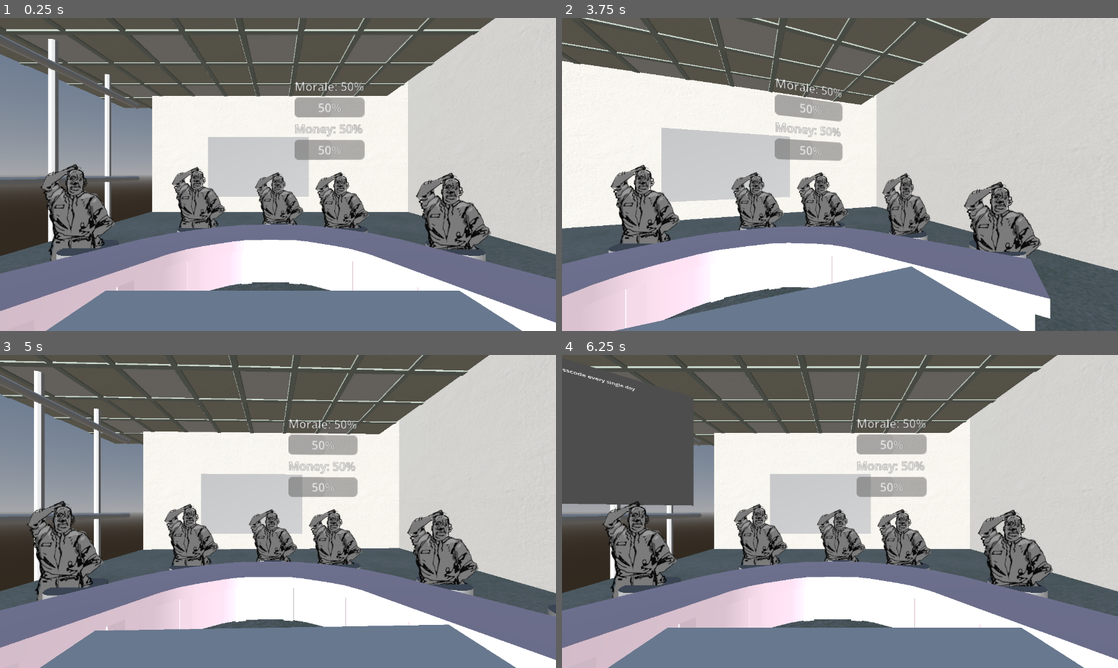
Above: before the commit, frames 1-4 (two rows, left to right).
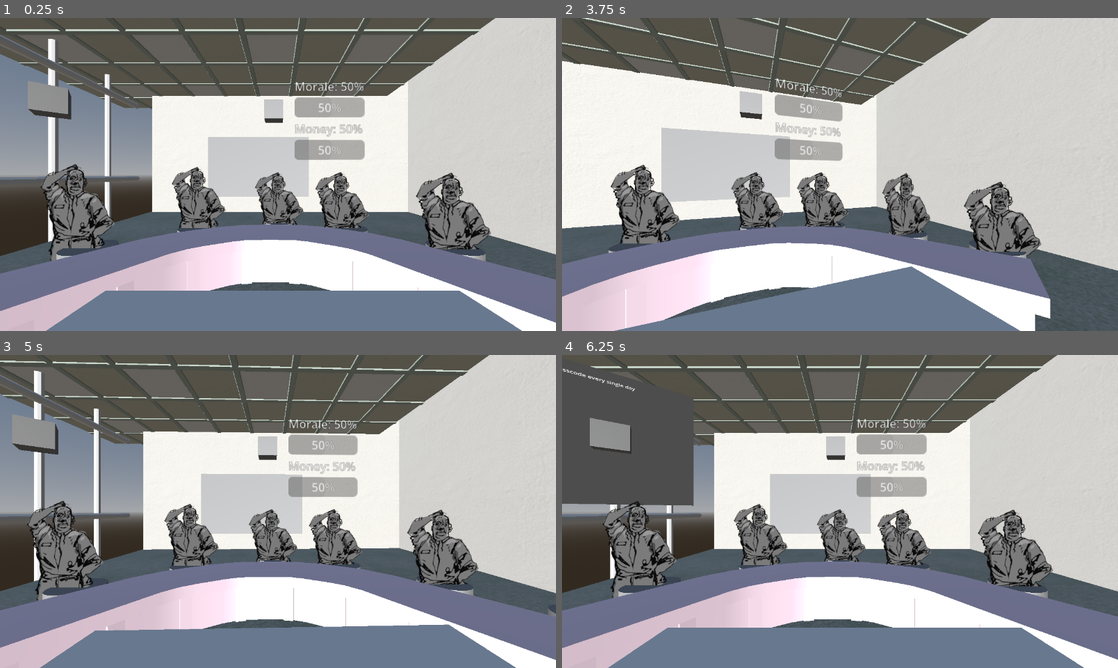
Above: after the commit, the same moments.

Repository: DebugCookie/FIB_GameJam
Game: Godot game, scene res://maxTestScene.tscn
The game is run twice, just before and just after one commit, with the same random seed, the same clock (stepped at 60 frames per second) and the same inputs.
Inputs (mouse positions are in pixels of both pictures, inside the frame that each line leads up to):
- Up to frame 1 (0.25 s): no input
- Up to frame 2 (3.75 s): tap Enter (ui_accept) at 0.5, 0.77, 1.25, 1.52, 2, 2.75, 3.02, 3.5 s; move the mouse to (962, 158) at 0.52 s; hold Right (ui_right) 0.53-1.28 s; click (962, 158) at 0.67 s; move the mouse to (728, 190) at 1.27 s; hold Down (ui_down) 1.28-2.03 s; click (728, 190) at 1.42 s; move the mouse to (895, 105) at 2.02 s; hold Right (ui_right) 2.03-2.78 s; click (895, 105) at 2.17 s; move the mouse to (812, 237) at 2.77 s; hold Up (ui_up) 2.78-3.53 s; click (812, 237) at 2.92 s; move the mouse to (1006, 221) at 3.52 s; hold Left (ui_left) from 3.53 s (still down); click (1006, 221) at 3.67 s
- Up to frame 3 (5 s): keep holding Left (ui_left); tap Enter (ui_accept) at 3.77, 4.52 s; move the mouse to (111, 464) at 4.27 s; click (111, 464) at 4.42 s
- Up to frame 4 (6.25 s): move the mouse to (867, 511) at 5.02 s; release Left (ui_left) at 5.03 s; hold Down (ui_down) 5.03-5.78 s; click (867, 511) at 5.17 s; tap Enter (ui_accept) at 5.75, 6.02 s; move the mouse to (756, 433) at 5.77 s; hold Right (ui_right) from 5.78 s (still down); click (756, 433) at 5.92 s

The runs differ from the first frame. In frame 1, 0.8% of the frame differs, in the area x 5-51%, y 20-34%; in frame 2, 0.3%; in frame 3, 0.8%; in frame 4, 1.0%.

Commit message:
Can click on speak bubbles

Diff:
--- a/Coco/clicker.gd
+++ b/Coco/clicker.gd
@@ -11,6 +11,7 @@
 
 
 func _on_area_3d_input_event(camera: Node, event: InputEvent, event_position: Vector3, normal: Vector3, shape_idx: int) -> void:
+	print("moo")
 	if event is InputEventMouseButton:
 		if event.button_index == MOUSE_BUTTON_LEFT and event.pressed == true:
 			print("click")
--- a/camera_3d.gd
+++ b/camera_3d.gd
@@ -22,7 +22,7 @@
 
 extends Camera3D
 
-@onready var camera_3d = $Camera3D
+#@onready var camera_3d = $Camera3D
 
 var camera
 var cameraLeft = false
--- a/character_3d.tscn
+++ b/character_3d.tscn
@@ -2,8 +2,37 @@
 
 [ext_resource type="Script" uid="uid://2jytpbpy30x2" path="res://scripts/character.gd" id="1_loobb"]
 [ext_resource type="PackedScene" uid="uid://bytxipnxorm4y" path="res://bubble.tscn" id="2_lnme8"]
+[ext_resource type="Script" uid="uid://bfeh4r48s4ycy" path="res://Coco/clicker.gd" id="3_lnme8"]
+
+[sub_resource type="BoxShape3D" id="BoxShape3D_lnme8"]
+size = Vector3(1.4263371, 0.24846101, 0.30297852)
+
+[sub_resource type="BoxMesh" id="BoxMesh_fqdyt"]
+
+[sub_resource type="BoxShape3D" id="BoxShape3D_ddgnj"]
+size = Vector3(7.502548, 7.193054, 1)
 
 [node name="Character3D" type="Node3D" unique_id=923122773]
 script = ExtResource("1_loobb")
 
 [node name="Bubble3D" parent="." unique_id=706933889 instance=ExtResource("2_lnme8")]
+
+[node name="CharacterBody3D" type="CharacterBody3D" parent="." unique_id=1934995198]
+script = ExtResource("3_lnme8")
+
+[node name="CollisionShape3D" type="CollisionShape3D" parent="CharacterBody3D" unique_id=1670003836]
+transform = Transform3D(1, 0, 0, 0, 1, 0, 0, 0, 1, -0.08730763, 0.009416699, -0.1060791)
+shape = SubResource("BoxShape3D_lnme8")
+
+[node name="MeshInstance3D" type="MeshInstance3D" parent="CharacterBody3D" unique_id=1463075947]
+mesh = SubResource("BoxMesh_fqdyt")
+
+[node name="Area3D" type="Area3D" parent="CharacterBody3D" unique_id=916521912]
+process_physics_priority = 20
+priority = 20
+
+[node name="CollisionShape3D" type="CollisionShape3D" parent="CharacterBody3D/Area3D" unique_id=1045727943]
+transform = Transform3D(1, 0, 0, 0, 1, 0, 0, 0, 1, 0.30294037, -0.16769409, 0)
+shape = SubResource("BoxShape3D_ddgnj")
+
+[connection signal="input_event" from="CharacterBody3D/Area3D" to="CharacterBody3D" method="_on_area_3d_input_event"]
--- a/maxTestScene.tscn
+++ b/maxTestScene.tscn
@@ -64,23 +64,20 @@
 
 [node name="SubViewport" type="SubViewport" parent="SubViewportContainer" unique_id=990091969]
 handle_input_locally = false
+physics_object_picking = true
 size = Vector2i(1280, 720)
 render_target_update_mode = 4
-
-[node name="Npc 4" type="StaticBody3D" parent="SubViewportContainer/SubViewport" unique_id=869253831]
-transform = Transform3D(1, 0, 0, 0, 1, 0, 0, 0, 1, 0.19171095, -0.009771645, -0.22766328)
-
-[node name="Sprite3D" type="Sprite3D" parent="SubViewportContainer/SubViewport/Npc 4" unique_id=1182727577]
-transform = Transform3D(0.015, 0, 0, 0, 0.015, 0, 0, 0, 0.015, 0, -0.011478186, 0)
-texture = ExtResource("4_6hq1p")
 
 [node name="Camera3D" type="Camera3D" parent="SubViewportContainer/SubViewport" unique_id=137851750]
 transform = Transform3D(1, 0, 0, 0, 1, 0, 0, 0, 1, -0.0022247136, 0.044210754, 0.00037831068)
 script = ExtResource("1_sm6nt")
 
-[node name="Camera3D2" type="Camera3D" parent="SubViewportContainer/SubViewport" unique_id=563986135]
-transform = Transform3D(1, 0, 0, 0, 1, 0, 0, 0, 1, 0.40298247, 0, 0)
-script = ExtResource("1_sm6nt")
+[node name="Npc 4" type="StaticBody3D" parent="SubViewportContainer/SubViewport" unique_id=869253831]
+transform = Transform3D(1, 0, 0, 0, 1, 0, 0, 0, 1, 0.19171095, -0.009771645, -0.22766328)
+
+[node name="Sprite3D" type="Sprite3D" parent="SubViewportContainer/SubViewport/Npc 4" unique_id=1182727577]
+transform = Transform3D(0.015, 0, 0, 0, 0.015, 0, 0, 0, 0.015, 0, -0.011478186, 0)
+texture = ExtResource("4_6hq1p")
 
 [node name="WorldEnvironment" type="WorldEnvironment" parent="SubViewportContainer/SubViewport" unique_id=1919570593]
 environment = SubResource("Environment_eugri")
@@ -131,8 +128,6 @@
 transform = Transform3D(0.015, 0, 0, 0, 0.015, 0, 0, 0, 0.015, 0, -0.011478186, 0)
 billboard = 1
 texture = ExtResource("4_6hq1p")
-
-[node name="CollisionShape3D" type="CollisionShape3D" parent="SubViewportContainer/SubViewport/Npc 1" unique_id=1175644595]
 
 [node name="Npc 2" type="StaticBody3D" parent="SubViewportContainer/SubViewport" unique_id=1510444227]
 transform = Transform3D(1, 0, 0, 0, 1, 0, 0, 0, 1, -0.12852466, 0, -0.3180906)
--- a/scripts/character.gd
+++ b/scripts/character.gd
@@ -49,3 +49,10 @@
 
 func _on_bubble_left_alone() -> void:
 	prepare_next_speech()
+
+
+#func _on_area_3d_input_event(camera: Node, event: InputEvent, event_position: Vector3, normal: Vector3, shape_idx: int) -> void:
+	#print("moo")
+	#if event is InputEventMouseButton:
+		#if event.button_index == MOUSE_BUTTON_LEFT and event.pressed == true:
+			#print("click")
Not shown, added: Art Assets/2d/SM_Roof_Texture_Ceiling_Emissive.png.import
Binary file added: Art Assets/3D/SM_Floor_Texture_Floor.png
Not shown, added: Art Assets/3D/SM_Floor_Texture_Floor.png.import
Binary file added: Art Assets/3D/SM_Roof_Texture_Ceiling.png
Not shown, added: Art Assets/3D/SM_Roof_Texture_Ceiling.png.import
Binary file added: Art Assets/3D/SM_Wall_Texture_Wall.png
Not shown, added: Art Assets/3D/SM_Wall_Texture_Wall.png.import
